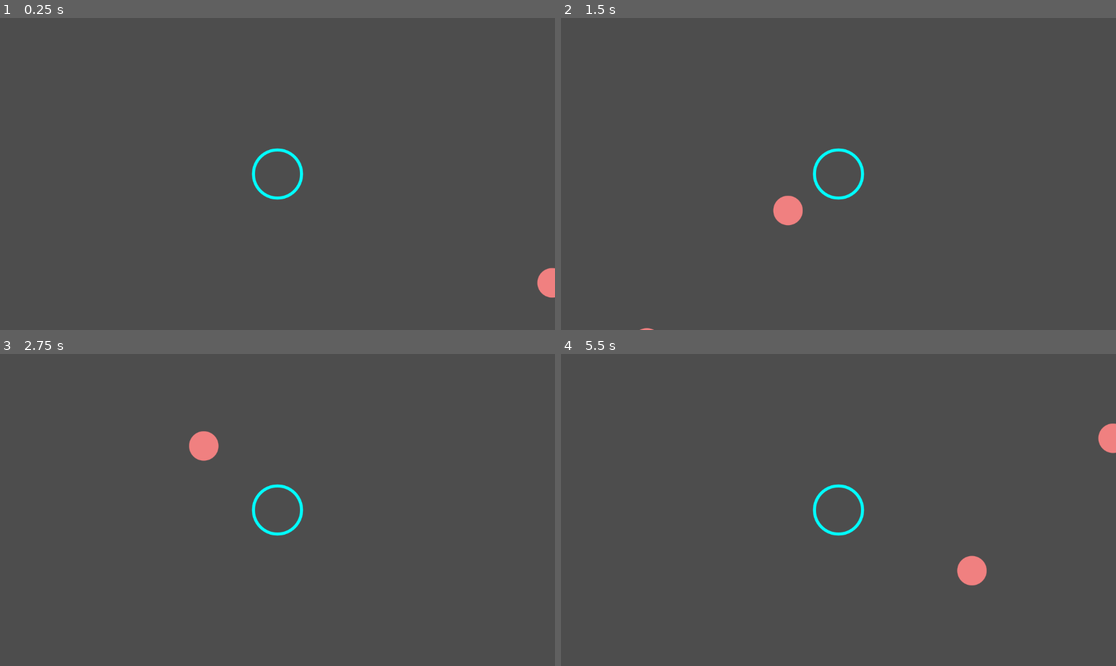
Above: before the commit, frames 1-4 (two rows, left to right).
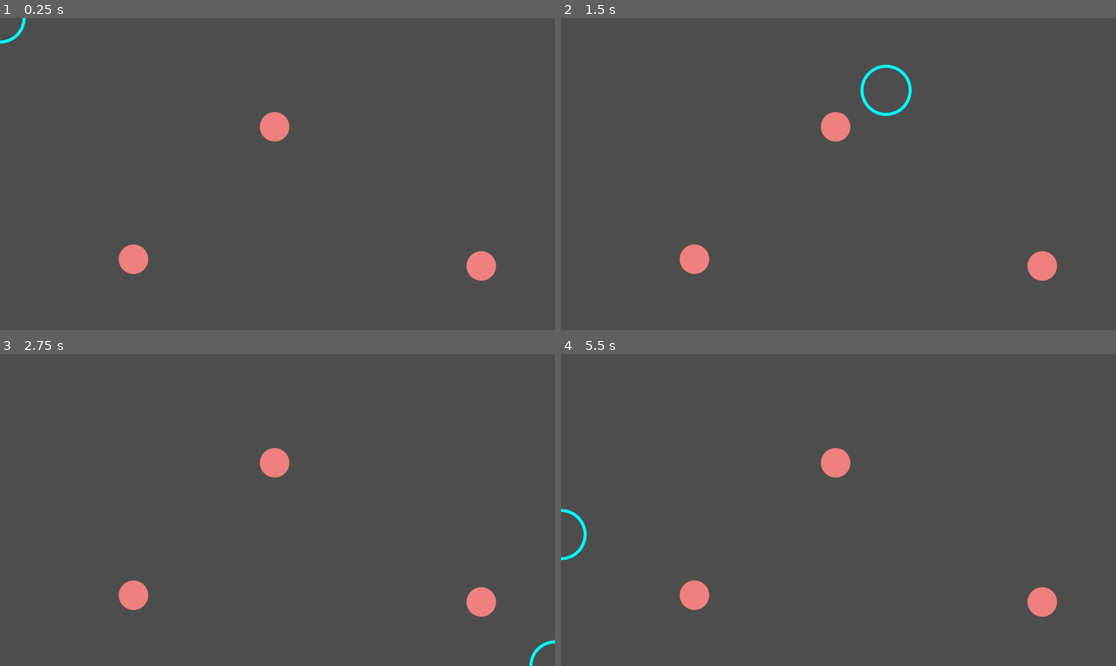
Above: after the commit, the same moments.

Repository: Madhavaprasath23/GGJ25
Game: Godot game, scene res://src/Pickup & Sample Scenes/test_scene.tscn
The game is run twice, just before and just after one commit, with the same random seed, the same clock (stepped at 60 frames per second) and the same inputs. The project has no main scene, so this scene is started directly.
Inputs:
- Up to frame 1 (0.25 s): no input
- Up to frame 2 (1.5 s): tap Enter at 0.5 s; hold Right (move_right) 0.53-1.28 s; hold S (move_down) from 1.28 s (still down)
- Up to frame 3 (2.75 s): release S (move_down) at 2.03 s; hold Right (move_right) from 2.03 s (still down)
- Up to frame 4 (5.5 s): release Right (move_right) at 2.78 s; hold W (move_up) 2.78-3.53 s; hold Left (move_left) 3.53-5.03 s; hold S (move_down) from 5.03 s (still down)

The runs differ from the first frame. In frame 1, 1.9% of the frame differs, in the area x 0-100%, y 0-90%; in frame 2, 2.3%; in frame 3, 2.0%; in frame 4, 2.4%, in the area x 0-100%, y 22-85%.

Commit message:
first batch of assets

Diff:
--- a/project.godot
+++ b/project.godot
@@ -51,3 +51,7 @@
 , Object(InputEventJoypadMotion,"resource_local_to_scene":false,"resource_name":"","device":-1,"axis":2,"axis_value":1.0,"script":null)
 ]
 }
+
+[rendering]
+
+textures/canvas_textures/default_texture_filter=0
--- a/src/Pickup & Sample Scenes/test_scene.tscn
+++ b/src/Pickup & Sample Scenes/test_scene.tscn
@@ -19,5 +19,3 @@
 position = Vector2(277, 501)
 
 [node name="Player" parent="." instance=ExtResource("1_1kpe7")]
-
-[node name="Camera2D" type="Camera2D" parent="Player"]
Binary file added: src/assets/bg_rw.jpg
Not shown, added: src/assets/bg_rw.jpg.import
Binary file added: src/assets/fog.png
Not shown, added: src/assets/fog.png.import
Binary file added: src/assets/leaf 1.png
Not shown, added: src/assets/leaf 1.png.import
Binary file added: src/assets/leaf 2.png
Not shown, added: src/assets/leaf 2.png.import
Binary file added: src/assets/parallax_layer1.png
Not shown, added: src/assets/parallax_layer1.png.import
Binary file added: src/assets/plain_bg.png
Not shown, added: src/assets/plain_bg.png.import
(and 8 more such lines)
